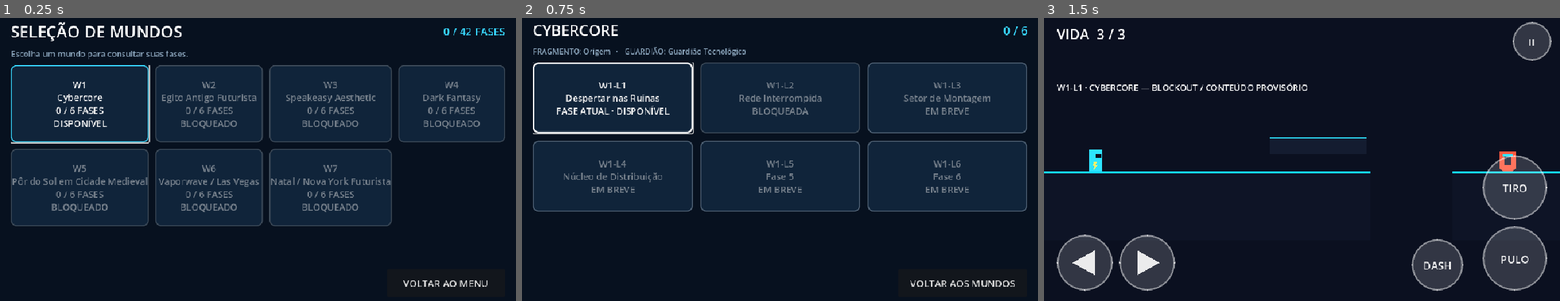
Above: before the commit, frames 1-3 (left to right).
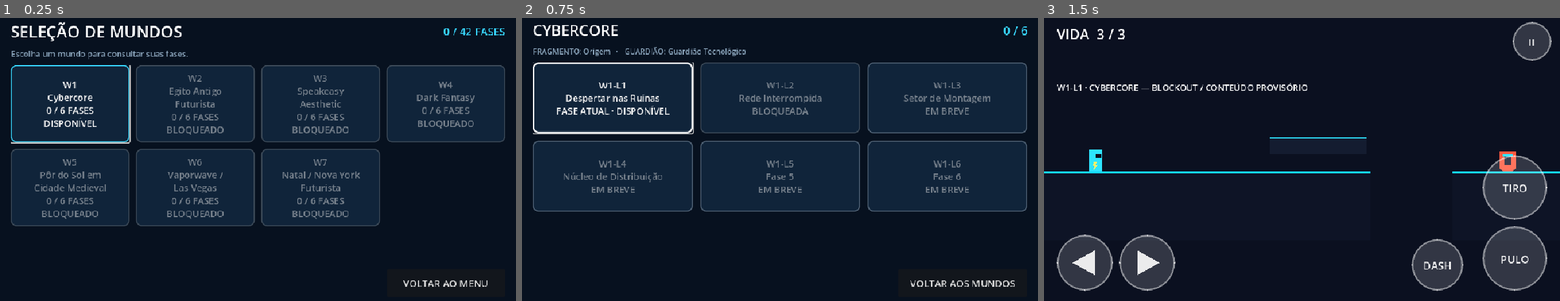
Above: after the commit, the same moments.

Repository: jyanzy19-yml/new-bolt-aventura
Game: Godot game, scene res://scenes/ui/world_selection.tscn
Same seed, same stepped clock (60 frames per second), same inputs: the game is played once before the commit and once after it. This scene is started directly instead of the project's main scene.
Inputs:
- Up to frame 1 (0.25 s): no input
- Up to frame 2 (0.75 s): click "W1 Cybercore 0 / 6 FASES DISP…" at 0.5 s
- Up to frame 3 (1.5 s): click "W1-L1 Despertar nas Ruínas FA…" at 1.25 s

The runs differ from the first frame. In frame 1, 10% of the frame differs, in the area x 2-94%, y 16-74%; in frame 2, nothing differs; in frame 3, nothing differs.

Commit message:
fix(ui): apply wrapped labels to world selection cards

Diff:
--- a/scripts/ui/world_selection.gd
+++ b/scripts/ui/world_selection.gd
@@ -103,7 +103,7 @@
 	button.custom_minimum_size = Vector2(190, 144)
 	button.size_flags_horizontal = Control.SIZE_EXPAND_FILL
 	button.size_flags_vertical = Control.SIZE_EXPAND_FILL
-	button.text = "%s\n%s\n%d / 6 FASES\n%s" % [world_id, CATALOG.get_world_name(world_index), count, _status_label(state)]
+	button.text = "%s\n%s\n%d / 6 FASES\n%s" % [world_id, _format_world_name(world_index), count, _status_label(state)]
 	button.add_theme_font_size_override("font_size", 17)
 	button.add_theme_color_override("font_color", Color.WHITE if state != "locked" else COLOR_MUTED)
 	button.add_theme_stylebox_override("normal", _card_style(state, false))
